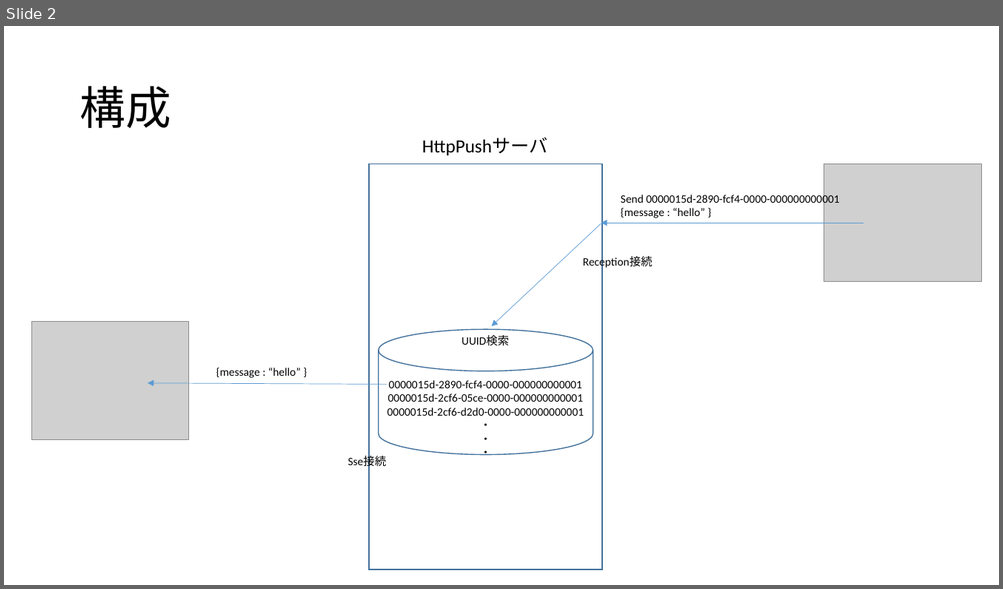
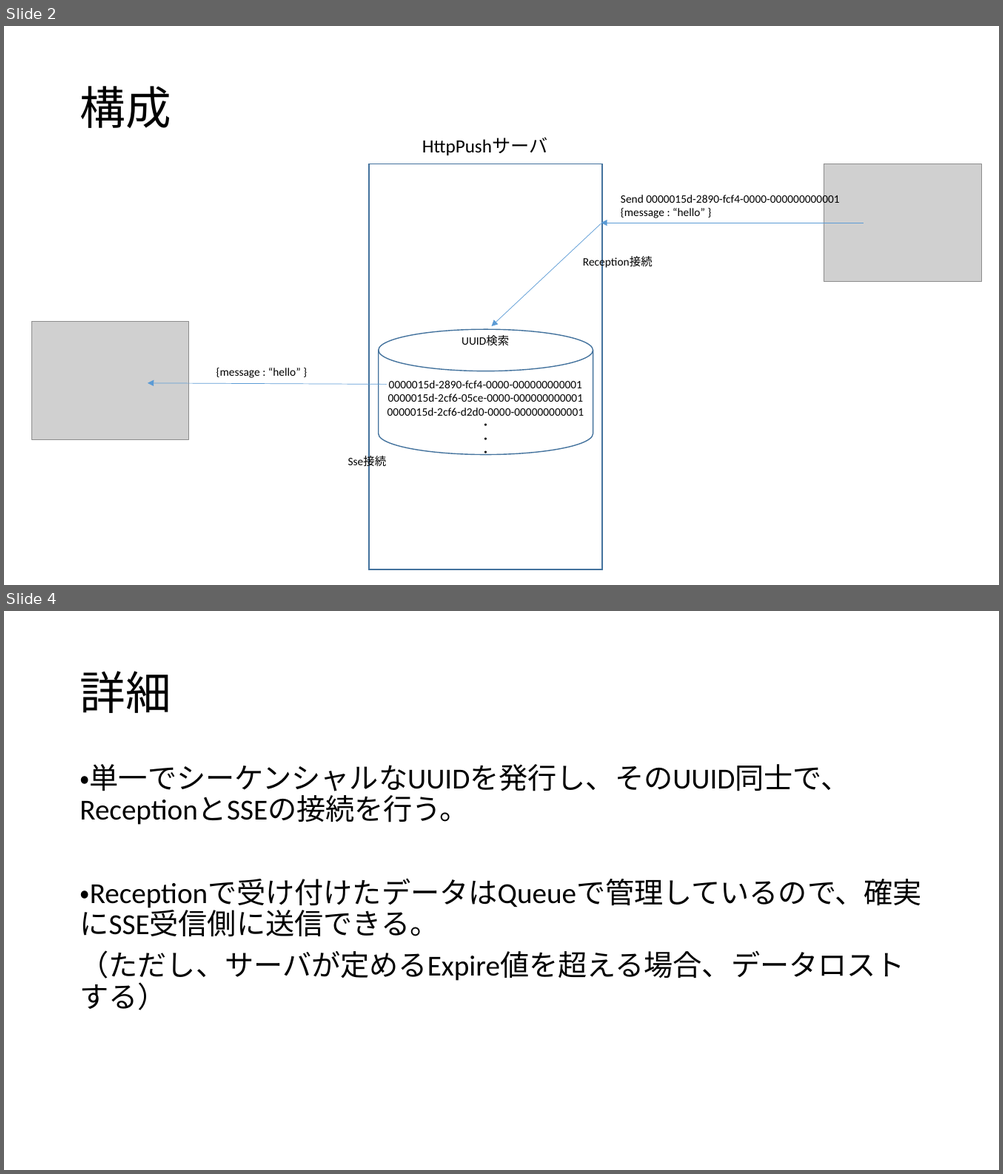
Before and after one commit to maachang/httpPush, a slide deck: doc/HttpPush説明.pptx. Shown one above the other, each under a label of ours: slide 2 before the commit, slides 2 and 4 after it; the slides between them are not shown. The pictures are 1003x589 and 1003x1174 pixels, drawn with LibreOffice and Linux fonts; fonts in the diff are those of the drawing; grey boxes stand for pictures. Boxes give left, top, right and bottom in pixels: in the first picture for what was removed or moved away, otherwise in the second. Text is boxed around its words. In the diff, an @@ line names an element or a change of style, - is before the commit and + after.

```diff
--- a/doc/HttpPush説明.pptx
+++ b/doc/HttpPush説明.pptx
@@ slide 4 added at [4,611,999,1170], background #FFFFFF @@
@@ title added at [79,671,170,713], 44 pt, text #000000 @@
+詳細
@@ text added at [79,764,922,1011], 28 pt, text #000000 @@
+・単一でシーケンシャルなUUIDを発行し、そのUUID同士で、ReceptionとSSEの接続を行う。
+・Receptionで受け付けたデータはQueueで管理しているので、確実にSSE受信側に送信できる。
+（ただし、サーバが定めるExpire値を超える場合、データロストする）
```
Also in this commit, not shown: 2 slides changed, 1 other slide added, 1 other file.
